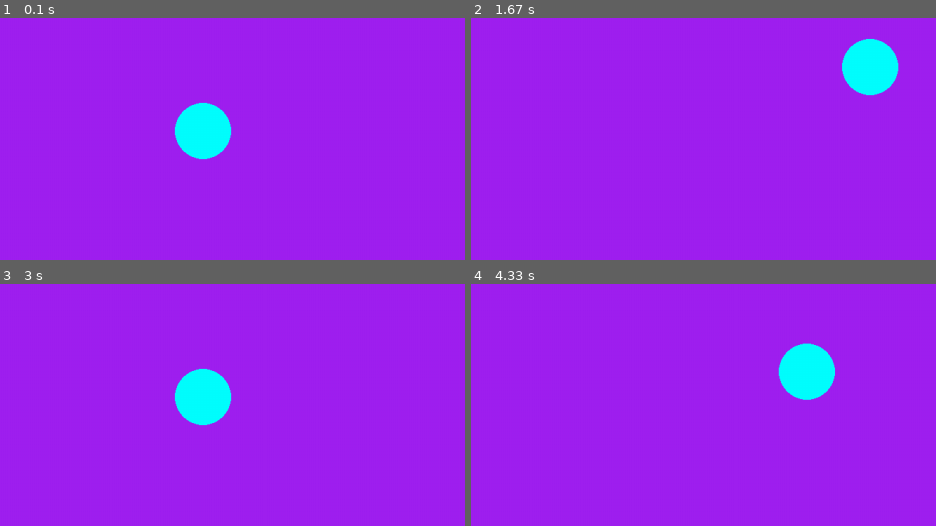
Above: before the commit, frames 1-4 (two rows, left to right).
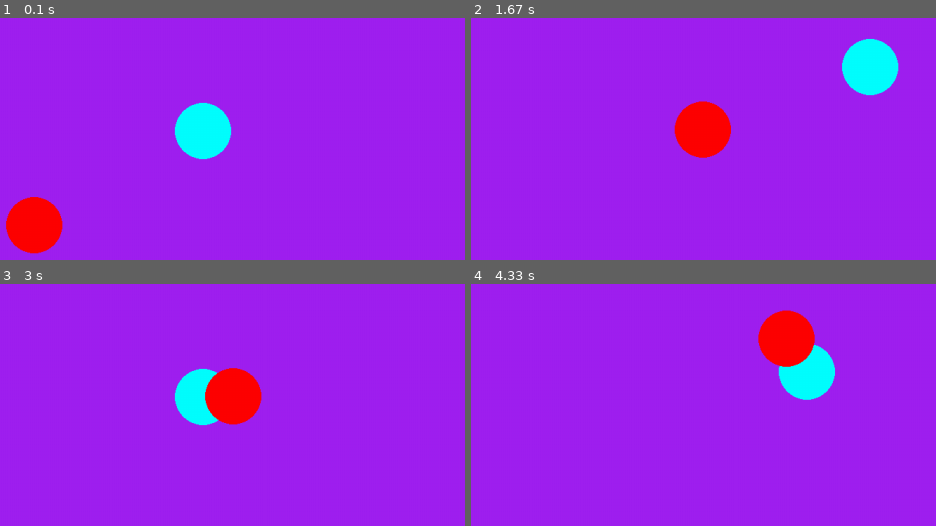
Above: after the commit, the same moments.

Repository: nielmclaren/PygameOne
Game: pygame game, started from start.py
Two runs of this game, one before a commit and one after it. Both use one fixed random seed, a clock stepped at 60 frames per second and the inputs below.
Inputs:
- Up to frame 1 (0.1 s): no input
- Up to frame 2 (1.67 s): hold D 0.33-0.8 s; hold W 0.83-1.13 s; hold D 1.17-1.63 s
- Up to frame 3 (3 s): hold A 1.67-2.2 s; hold S 2.23-2.53 s; hold A 2.57-2.97 s
- Up to frame 4 (4.33 s): hold W 3-3.37 s; hold D 3.4-4.03 s; hold S from 4.07 s (still down)

The runs differ from the first frame. In frame 1, 2.3% of the frame differs, in the area x 1-14%, y 73-98%; in frame 2, 2.3%; in frame 3, 2.3%; in frame 4, 2.3%.

Commit message:
Add a mob that follows the player around.

Diff:
--- /dev/null
+++ b/mob.py
@@ -0,0 +1,8 @@
+
+class Mob:
+    def __init__(self, pos):
+        self.pos = pos
+
+    def step(self, player_pos, dt):
+       direction = (player_pos - self.pos).normalize()
+       self.pos += direction * 200 * dt
--- a/start.py
+++ b/start.py
@@ -1,6 +1,8 @@
 #!/usr/bin/python3
 
+import random
 import pygame
+from mob import Mob
 
 pygame.init()
 screen = pygame.display.set_mode((1280, 720))
@@ -9,6 +11,7 @@
 dt = 0
 
 player_pos = pygame.Vector2(screen.get_width() / 2, screen.get_height() / 2)
+mob = Mob(pygame.Vector2(random.random() * screen.get_width(), random.random() * screen.get_height()))
 
 while running:
   for event in pygame.event.get():
@@ -21,6 +24,7 @@
   screen.fill("purple")
 
   pygame.draw.circle(screen, "cyan", player_pos, 40)
+  pygame.draw.circle(screen, "red", mob.pos, 40)
 
   keys = pygame.key.get_pressed()
   direction = pygame.Vector2()
@@ -36,6 +40,8 @@
   if direction.magnitude():
     player_pos += direction.normalize() * 300 * dt
 
+  mob.step(player_pos, dt)
+
   pygame.display.flip()
 
   dt = clock.tick(60) / 1000 # Set 60 FPS limit
